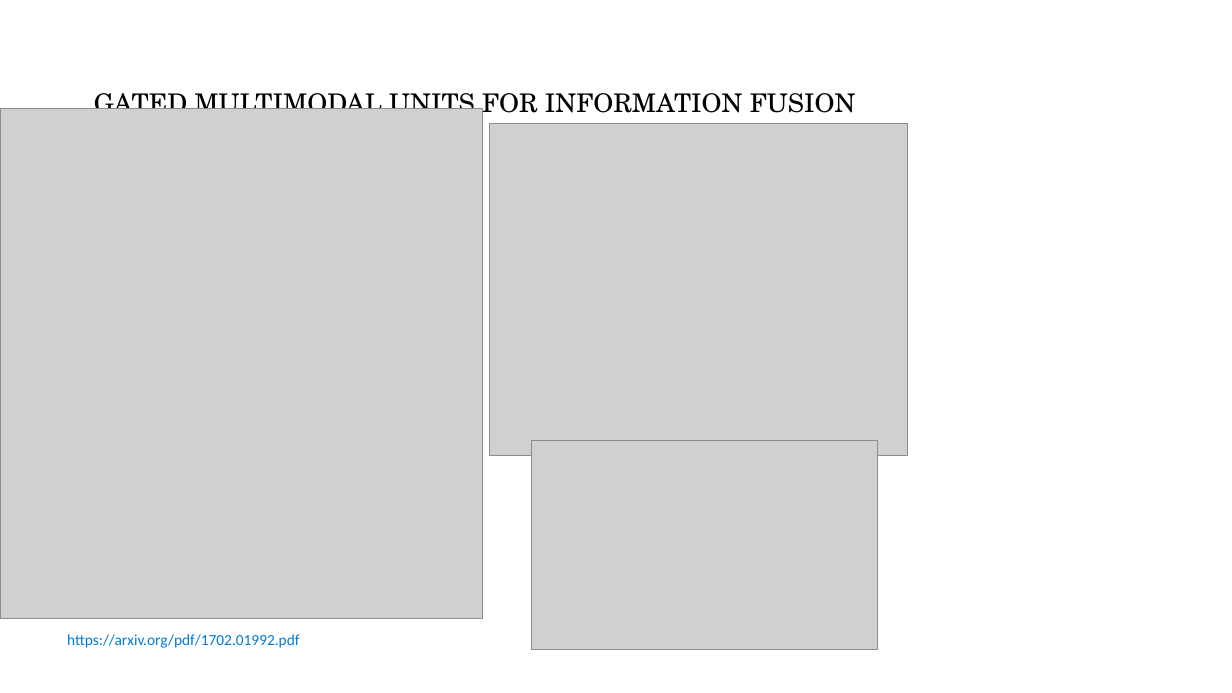
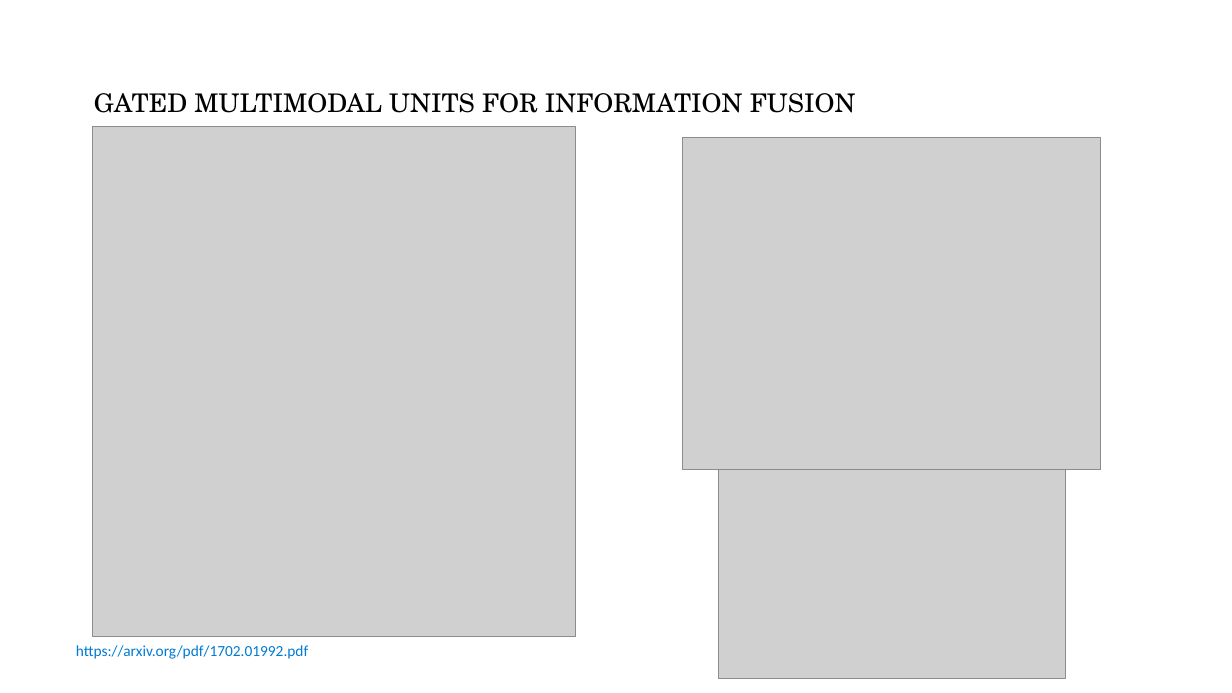
Before and after one commit to VarunBohara/Mini-Project-Documents, a slide deck: slide 5 of Mini Project( without task1 task2 ).pptx (slide 4 before the commit). Drawn at 1232x693 pixels with LibreOffice and Linux fonts; fonts in the diff are those of the drawing; grey boxes stand for pictures. Boxes give left, top, right and bottom in pixels: in the first picture for what was removed or moved away, otherwise in the second. Text is boxed around its words. In the diff, an @@ line names an element or a change of style, - is before the commit and + after.

```diff
--- a/Mini Project( without task1 task2 ).pptx
+++ b/Mini Project( without task1 task2 ).pptx
@@ picture: place and size @@
-picture at box(0, 109, 483, 618)
+picture at box(92, 127, 576, 636)
@@ picture: place and size @@
-picture at box(490, 124, 909, 456)
+picture at box(683, 138, 1102, 470)
@@ picture: place and size @@
-picture at box(531, 441, 878, 650)
+picture at box(719, 470, 1066, 678)
@@ text "https://arxiv.org/pdf/1702.01992.pdf": place and size @@
-text "https://arxiv.org/pdf/1702.01992.pdf" at box(67, 634, 299, 648)
+text "https://arxiv.org/pdf/1702.01992.pdf" at box(76, 645, 308, 659)
```
Also in this commit, not shown: 1 other slide changed, 2 slides added, 1 slide removed.
